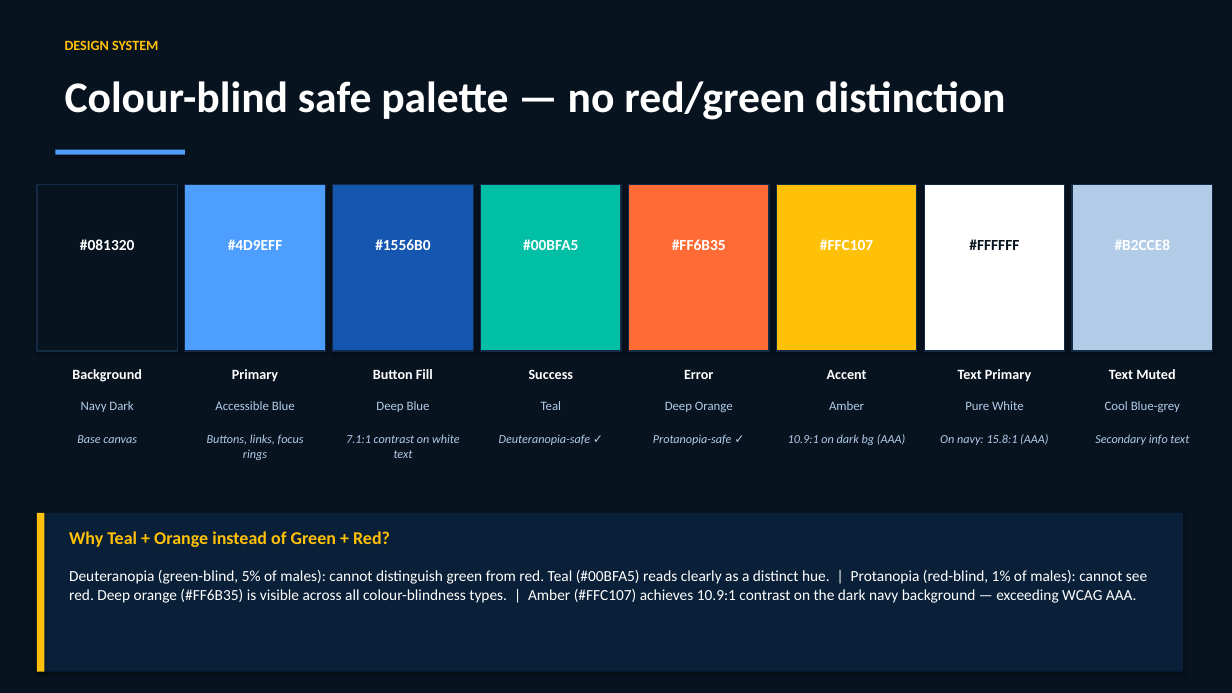
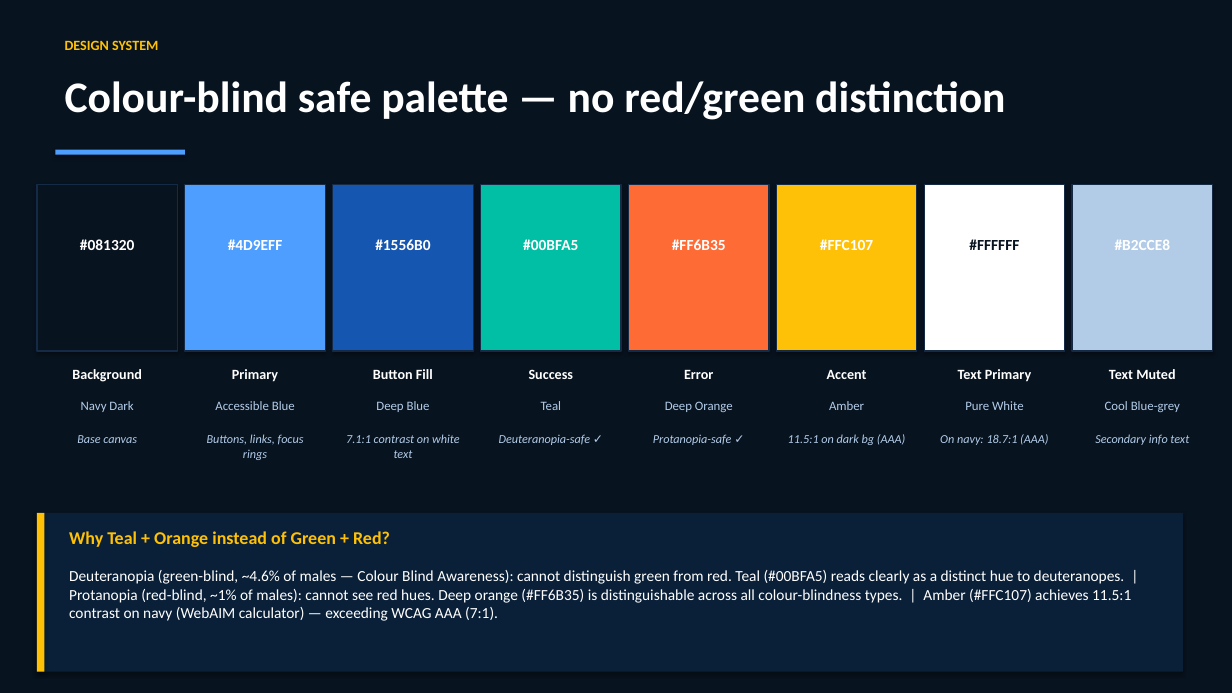
Before and after one commit to esfaihackathon/visual-assistant-ai, a slide deck: slide 8 of presentation/Saral-Accessible-Banking.pptx. Drawn at 1232x693 pixels with LibreOffice and Linux fonts; fonts in the diff are those of the drawing. Boxes give left, top, right and bottom in pixels: in the first picture for what was removed or moved away, otherwise in the second. Text is boxed around its words. In the diff, an @@ line names an element or a change of style, - is before the commit and + after.

```diff
--- a/presentation/Saral-Accessible-Banking.pptx
+++ b/presentation/Saral-Accessible-Banking.pptx
@@ text at [788,434,905,445]: text changed @@
-10.9:1 on dark bg (AAA)
+11.5:1 on dark bg (AAA)
@@ text at [940,434,1048,445]: text changed @@
-On navy: 15.8:1 (AAA)
+On navy: 18.7:1 (AAA)
@@ text at [69,570,1131,621]: text changed @@
-Deuteranopia (green-blind, 5% of males): cannot distinguish green from red. Teal (#00BFA5) reads clearly as a distinct hue. | Protanopia (red-blind, 1% of males): cannot see red. Deep orange (#FF6B35) is visible across all colour-blindness types. | Amber (#FFC107) achieves 10.9:1 contrast on the dark navy background — exceeding WCAG AAA.
+Deuteranopia (green-blind, ~4.6% of males — Colour Blind Awareness): cannot distinguish green from red. Teal (#00BFA5) reads clearly as a distinct hue to deuteranopes. | Protanopia (red-blind, ~1% of males): cannot see red hues. Deep orange (#FF6B35) is distinguishable across all colour-blindness types. | Amber (#FFC107) achieves 11.5:1 contrast on navy (WebAIM calculator) — exceeding WCAG AAA (7:1).
```
Also in this commit, not shown: 5 other slides changed, 1 slide added, 1 other file.
